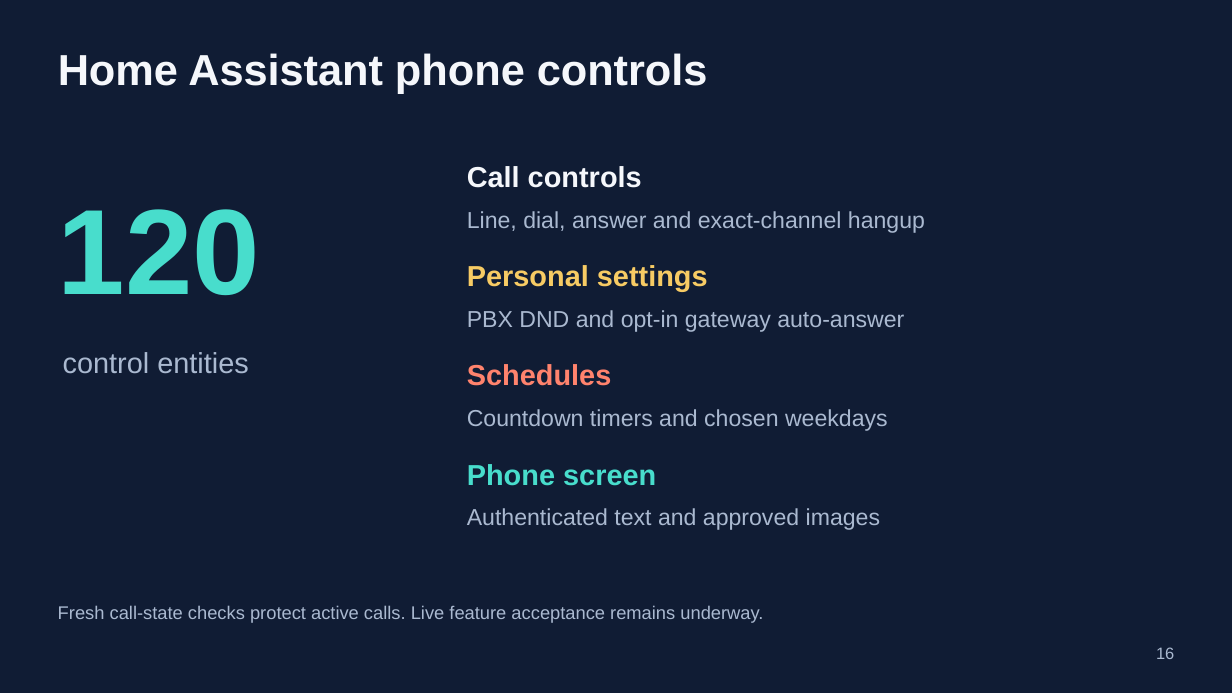
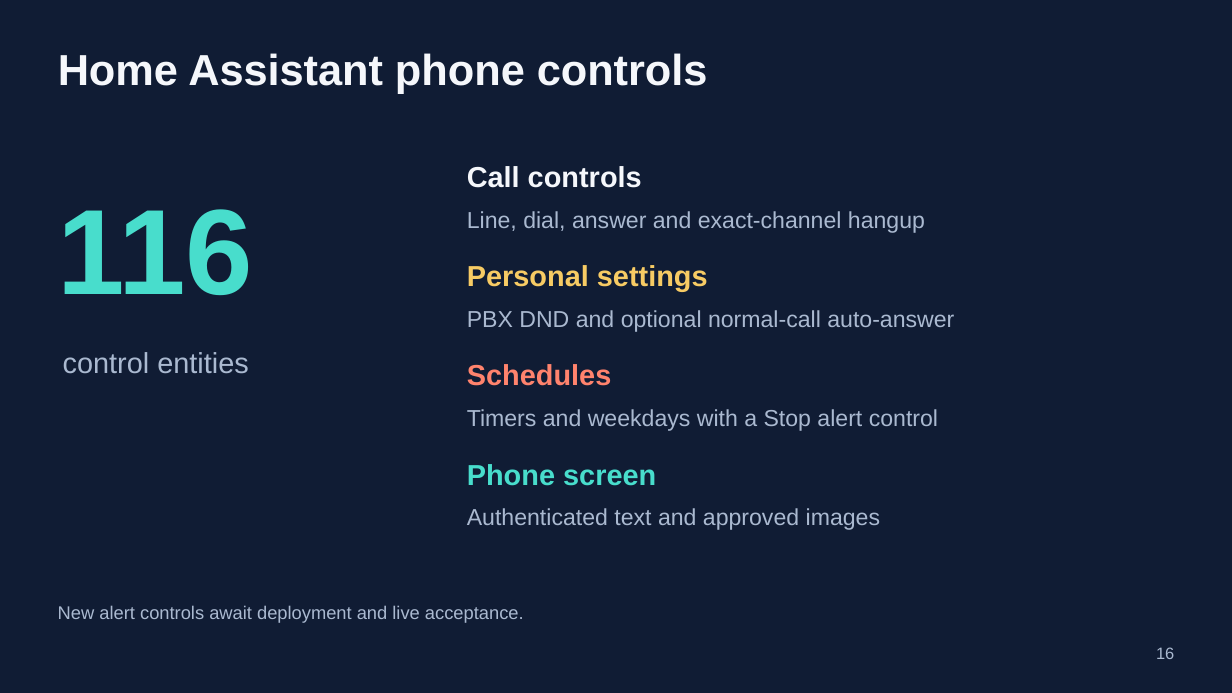
Before and after one commit to 4alvit/cisco-home-telephony, a slide deck: slide 16 of docs/slides/cisco-home-telephony.pptx. Drawn at 1232x693 pixels with LibreOffice and Linux fonts; fonts in the diff are those of the drawing. Boxes give left, top, right and bottom in pixels: in the first picture for what was removed or moved away, otherwise in the second. Text is boxed around its words. In the diff, an @@ line names an element or a change of style, - is before the commit and + after.

Commit message:
Keep timers and alarms ringing until manually dismissed

```diff
--- a/docs/slides/cisco-home-telephony.pptx
+++ b/docs/slides/cisco-home-telephony.pptx
@@ text at <box>58,209,254,295</box>: text changed @@
-120
+116
@@ text at <box>467,310,954,332</box>: text changed @@
-PBX DND and opt-in gateway auto-answer
+PBX DND and optional normal-call auto-answer
@@ text at <box>467,409,938,431</box>: text changed @@
-Countdown timers and chosen weekdays
+Timers and weekdays with a Stop alert control
@@ text at <box>58,605,524,623</box>: text changed @@
-Fresh call-state checks protect active calls. Live feature acceptance remains underway.
+New alert controls await deployment and live acceptance.
```
Also in this commit, not shown: 5 other slides changed, 28 other files.
